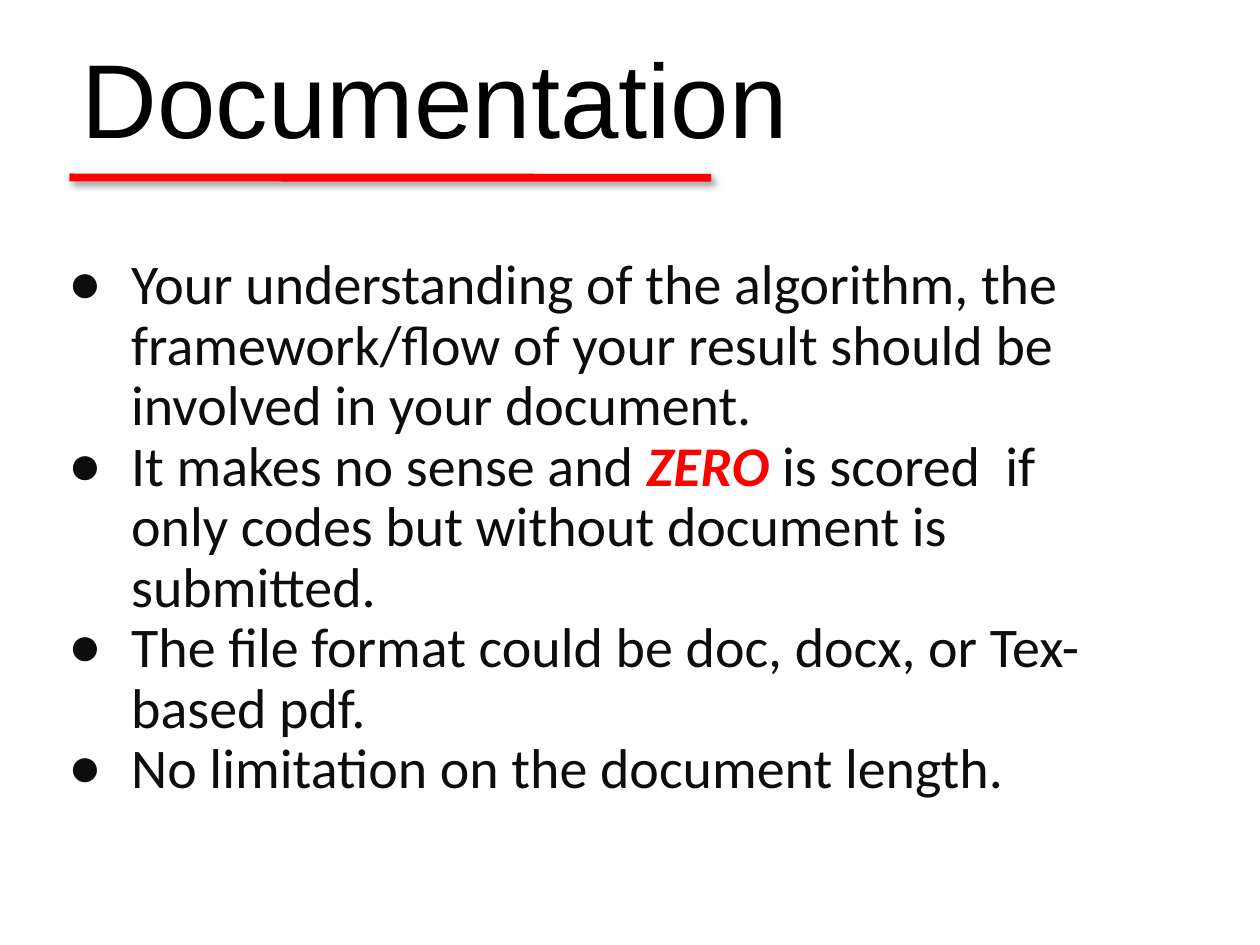
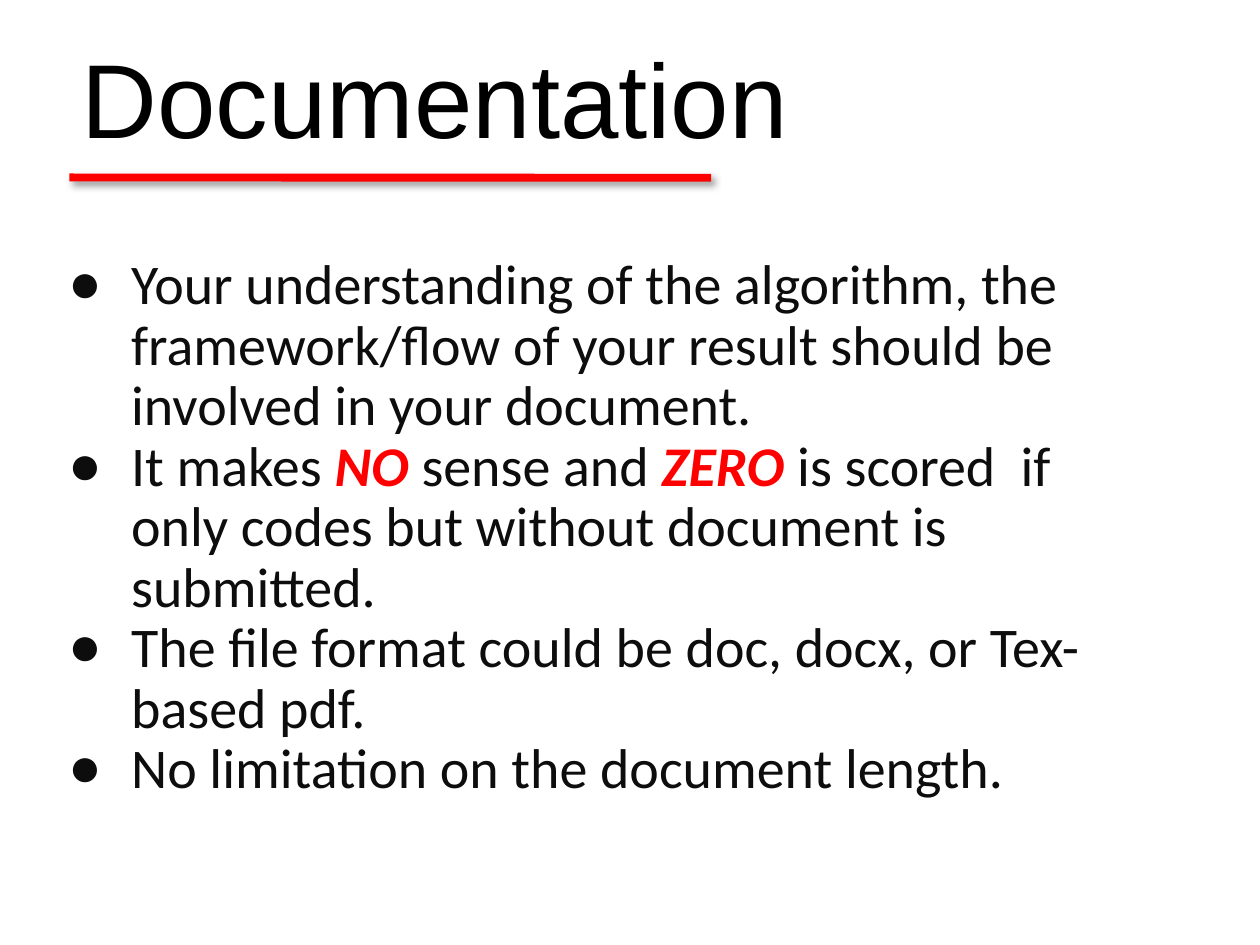
Before and after one commit to sunzuolei/ml, a slide deck: slide 8 of Assignments/A1/1#Assignment.pptx. Drawn at 1260x945 pixels with LibreOffice and Linux fonts; fonts in the diff are those of the drawing. Boxes give left, top, right and bottom in pixels: in the first picture for what was removed or moved away, otherwise in the second. Text is boxed around its words. In the diff, an @@ line names an element or a change of style, - is before the commit and + after.

```diff
--- a/Assignments/A1/1#Assignment.pptx
+++ b/Assignments/A1/1#Assignment.pptx
@@ text at [131,447,1051,608]: text changed @@
-● It makes no sense and ZERO is scored if only codes but without document is submitted.
+● It makes NO sense and ZERO is scored if only codes but without document is submitted.
```
Also in this commit, not shown: 3 other slides changed.
